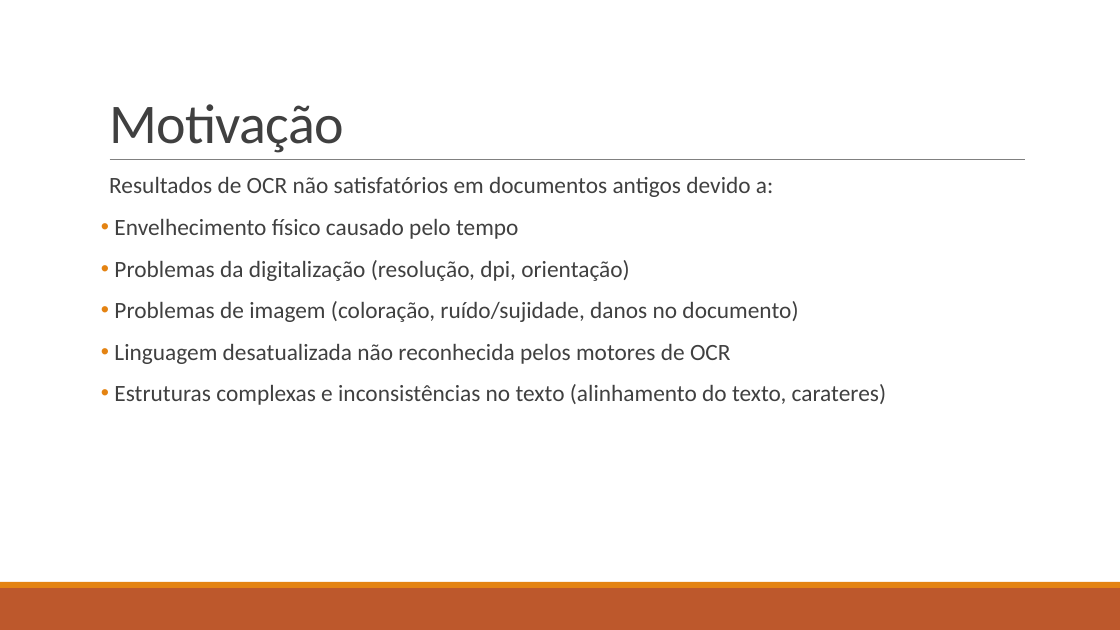
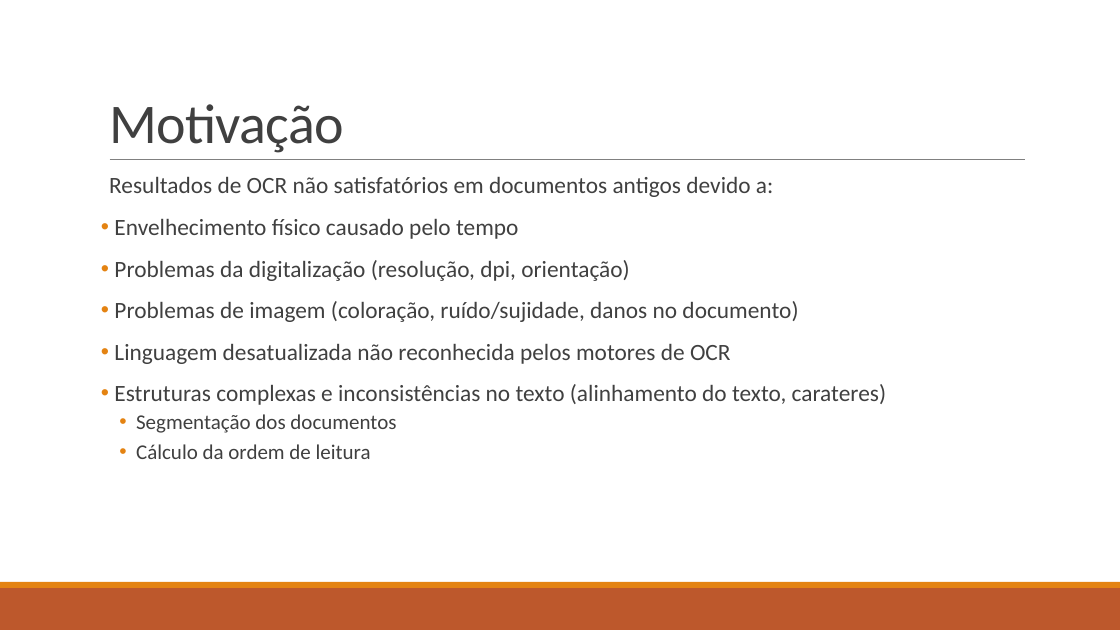
Before and after one commit to brazafonso/OCR-old_documents, a slide deck: slide 2 of docs/tese/apresentacao.pptx. Drawn at 1120x630 pixels with LibreOffice and Linux fonts; fonts in the diff are those of the drawing. Boxes give left, top, right and bottom in pixels: in the first picture for what was removed or moved away, otherwise in the second. Text is boxed around its words. In the diff, an @@ line names an element or a change of style, - is before the commit and + after.

```diff
--- a/docs/tese/apresentacao.pptx
+++ b/docs/tese/apresentacao.pptx
@@ text at [136,414,396,459]: paragraphs added @@
+  • Segmentação dos documentos
+  • Cálculo da ordem de leitura
```
Also in this commit, not shown: 1 other slide changed, 1 slide added, 1 slide removed, 2 other files.
